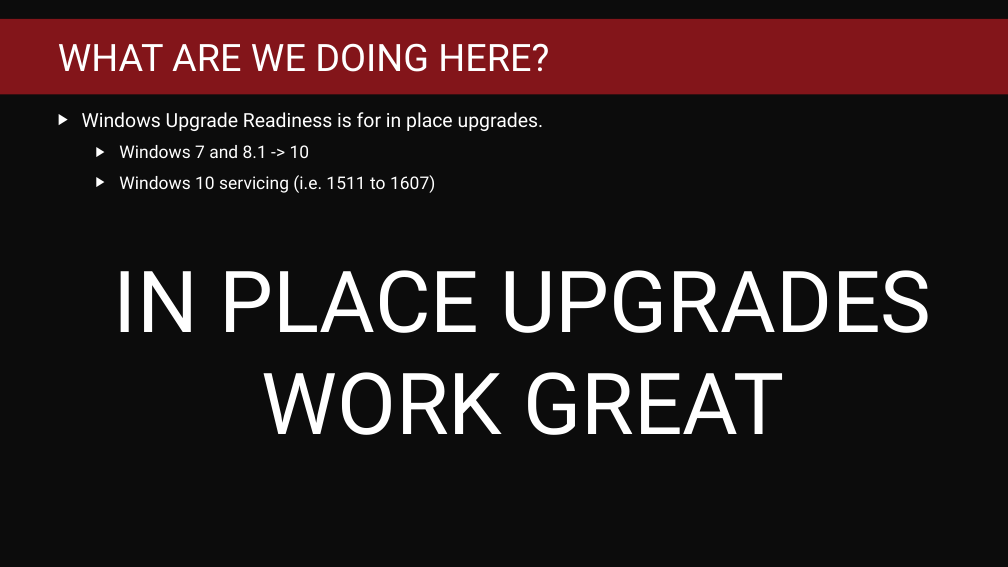
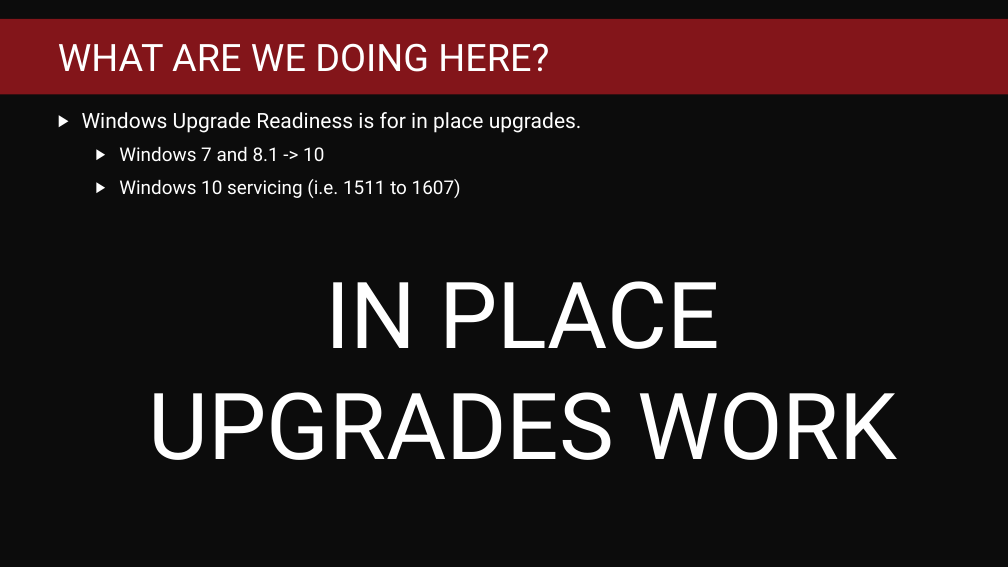
Before and after one commit to fredbainbridge/WindowsUpgradeReadiness, a slide deck: slide 4 of MMS 2017 - Windows Upgrade Readiness.pptx. Drawn at 1008x567 pixels with LibreOffice and Linux fonts; fonts in the diff are those of the drawing; background and template pictures are left out. Boxes give left, top, right and bottom in pixels: in the first picture for what was removed or moved away, otherwise in the second. Text is boxed around its words. In the diff, an @@ line names an element or a change of style, - is before the commit and + after.

```diff
--- a/MMS 2017 - Windows Upgrade Readiness.pptx
+++ b/MMS 2017 - Windows Upgrade Readiness.pptx
@@ text at bbox=[82, 112, 582, 198]: size 18.5 to 20 pt in "Windows Upgrade Readiness is for in place ..."; size 16.6 to 18 pt in "Windows 7 and 8.1 -> 10", "Windows 10 servicing (i.e. 1511 to 1607)" @@
@@ text at bbox=[148, 281, 897, 460]: text changed; size 81.4 to 88 pt @@
-  IN PLACE UPGRADES WORK GREAT
+  IN PLACE UPGRADES WORK
```
Also in this commit, not shown: 4 other slides changed, 1 slide added, 9 other files.
